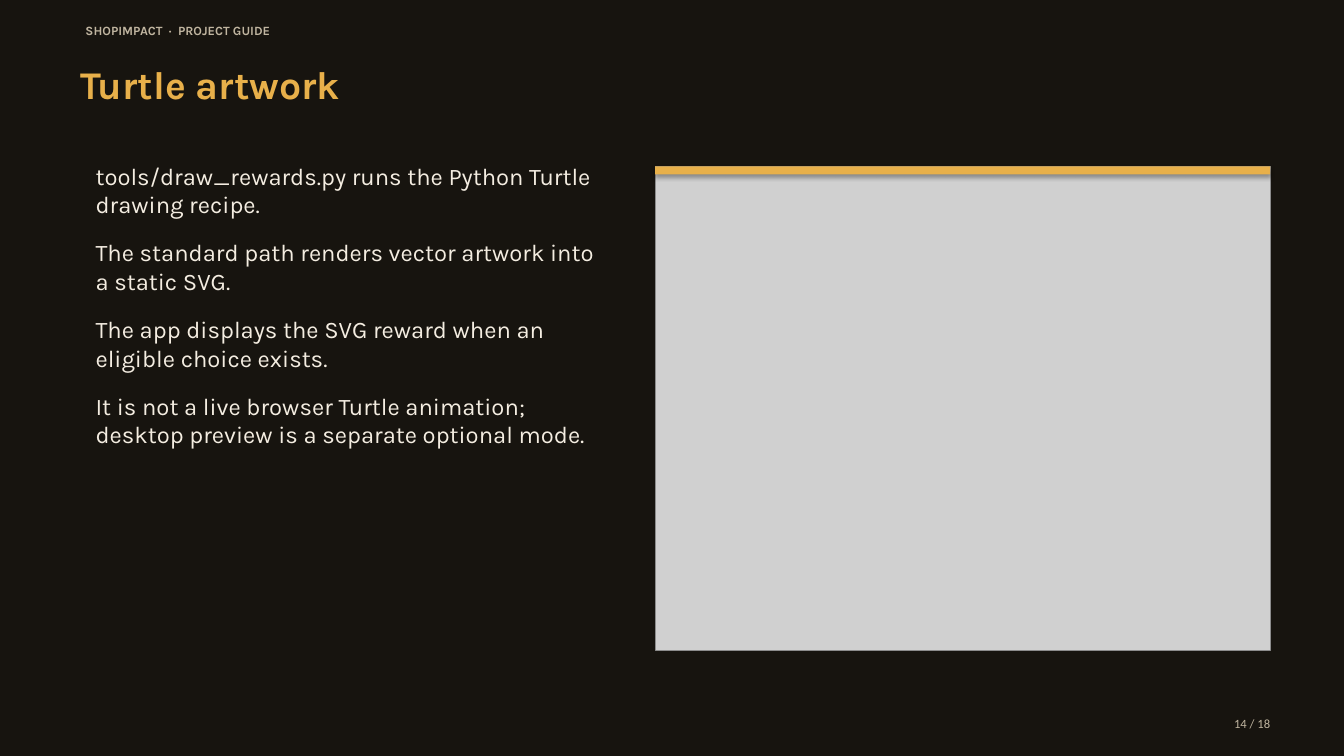
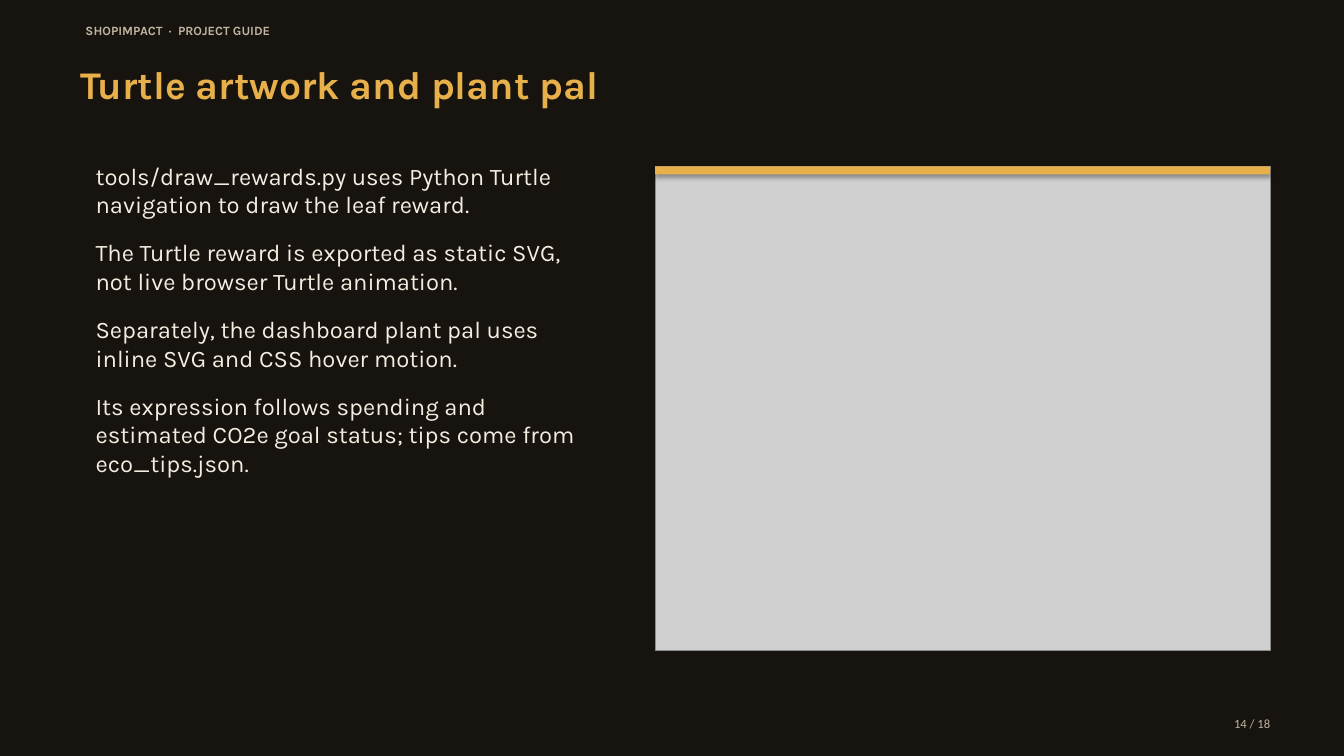
Before and after one commit to kavin-beep/IDAI102_1000527_ShopImpactAI_Kavin-K, a slide deck: slide 14 of output/presentation/ShopImpact_Vibrant_Deck.pptx. Drawn at 1344x756 pixels with LibreOffice and Linux fonts; fonts in the diff are those of the drawing; grey boxes stand for pictures. Boxes give left, top, right and bottom in pixels: in the first picture for what was removed or moved away, otherwise in the second. Text is boxed around its words. In the diff, an @@ line names an element or a change of style, - is before the commit and + after.

```diff
--- a/output/presentation/ShopImpact_Vibrant_Deck.pptx
+++ b/output/presentation/ShopImpact_Vibrant_Deck.pptx
@@ text at (80, 72, 599, 109): text changed @@
-Turtle artwork
+Turtle artwork and plant pal
@@ text at (96, 167, 574, 478): text changed @@
-tools/draw_rewards.py runs the Python Turtle drawing recipe.
-The standard path renders vector artwork into a static SVG.
-The app displays the SVG reward when an eligible choice exists.
-It is not a live browser Turtle animation; desktop preview is a separate optional mode.
+tools/draw_rewards.py uses Python Turtle navigation to draw the leaf reward.
+The Turtle reward is exported as static SVG, not live browser Turtle animation.
+Separately, the dashboard plant pal uses inline SVG and CSS hover motion.
+Its expression follows spending and estimated CO2e goal status; tips come from eco_tips.json.
```
Also in this commit, not shown: 8 other slides changed, 1 slide added, 1 slide removed, 13 other files.
